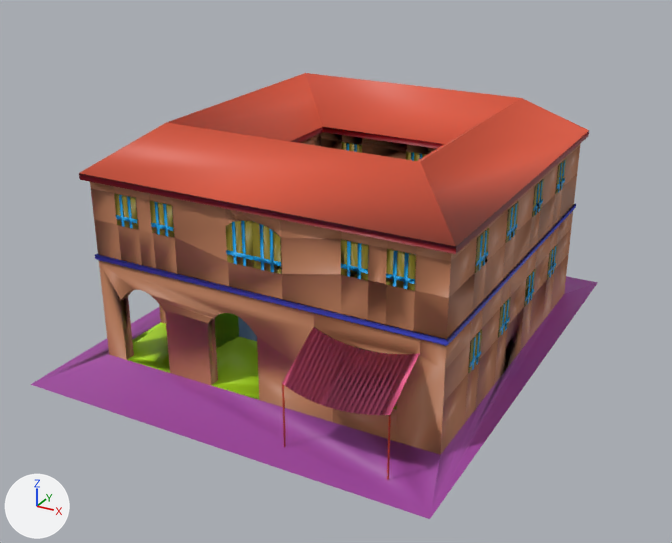
The Blender file Models/insula.blend as it was, and as the next commit left it.
Camera for both pictures: a 50 mm lens placed at (5.08, -9.98, 5.51), pointed at (-0.03, -0.68, 0.86). Every picture has the same lights, and +X, +Y and +Z are marked at lower left. The same objects are shown in both versions, whatever each file hides.

Objects in the first picture: 'Insula'.
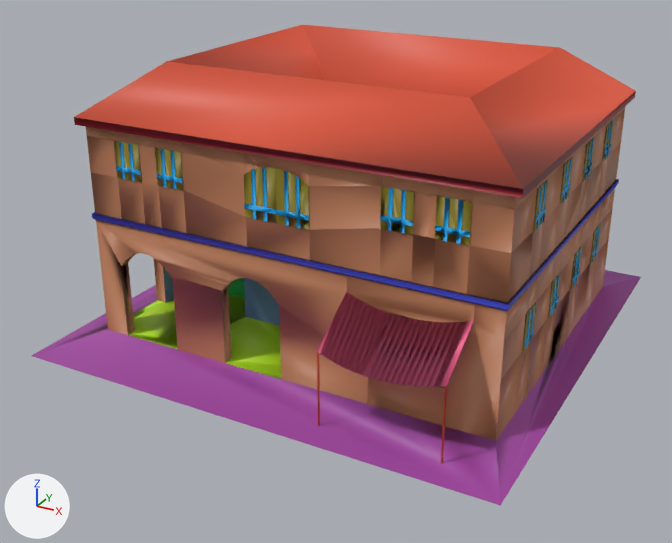
Location of each change, [x1, y1, x2, y2] in pixels of the pictures (672 x 543 px; the box of a moved part takes in the faces that stretch with it):
'Insula', reshaped, moved, rescaled (7% wider, 8% taller): before [30, 73, 598, 519]; after [32, 25, 641, 506]
part 1 of me_insula, moved or reshaped: before [252, 221, 282, 274]; after [275, 168, 309, 230]
part 2 of me_insula, moved or reshaped: before [225, 221, 254, 268]; after [243, 167, 277, 223]
part 3 of me_insula, moved or reshaped: before [386, 249, 416, 291]; after [435, 196, 472, 245]
part 4 of me_insula, moved or reshaped: before [150, 201, 174, 237]; after [155, 148, 183, 190]
part 5 of me_insula, moved or reshaped: before [114, 193, 138, 229]; after [114, 141, 141, 182]
part 6 of me_insula, moved or reshaped: before [556, 159, 566, 194]; after [603, 120, 614, 161]
part 7 of me_insula, moved or reshaped (not visible afterwards): before [406, 151, 427, 161]
part 8 of me_insula, moved or reshaped (not visible afterwards): before [342, 142, 362, 153]
part 9 of me_insula, moved or reshaped: before [524, 269, 536, 307]; after [571, 246, 582, 289]
part 10 of me_insula, moved or reshaped: before [341, 240, 369, 280]; after [380, 186, 414, 235]
part 11 of me_insula, moved or reshaped: before [79, 73, 589, 480]; after [74, 25, 636, 464]
part 12 of me_insula, moved or reshaped: before [32, 307, 161, 384]; after [33, 285, 157, 355]
part 13 of me_insula, moved or reshaped: before [564, 276, 598, 294]; after [603, 270, 639, 286]
part 14 of me_insula, moved or reshaped: before [30, 283, 597, 519]; after [32, 277, 641, 506]

Diff of the bpy script that builds the scene:
```diff
--- a/Models/insula.blend.py
+++ b/Models/insula.blend.py
@@ me_insula @@
 # used by ob_insula; location = (3.75, -1.78, 0.86); rotation_euler = (1.571, 0.0, 0.0), in degrees (90, 0, 0); scale = (0.625, 0.625, 0.667)
-me_insula.from_pydata(...)  # 3446 vertices, 2379 faces; spans x -10.0..-2.0, y -1.37..3.15, z -6.43..2.57
+me_insula.from_pydata(...)  # 3446 vertices, 2379 faces; spans x -4.0..4.0, y 0.0..4.52, z -4.5..4.5
+# me_insula part 1: the loose piece of 54 vertices spanning x -6.0..-5.46, y 1.21..2.04, z 1.1..1.12 is moved by (5.96, 1.37, 1.91)
+# me_insula part 2: the loose piece of 54 vertices spanning x -6.54..-6.01, y 1.21..2.04, z 1.1..1.12 is moved by (5.96, 1.37, 1.91)
+# me_insula part 3: the loose piece of 48 vertices spanning x -3.54..-3.06, y 1.44..2.04, z 1.1..1.12 is moved by (5.96, 1.37, 1.91)
+# me_insula part 4: the loose piece of 48 vertices spanning x -8.14..-7.66, y 1.44..2.04, z 1.1..1.12 is moved by (5.96, 1.37, 1.91)
+# me_insula part 5: the loose piece of 48 vertices spanning x -8.94..-8.46, y 1.44..2.04, z 1.1..1.12 is moved by (5.96, 1.37, 1.91)
+# me_insula part 6: the loose piece of 48 vertices spanning x -2.5..-2.48, y 1.44..2.04, z -4.5..-4.02 is moved by (5.96, 1.37, 1.91)
+# me_insula part 7: the loose piece of 48 vertices spanning x -5.49..-5.01, y 1.44..2.04, z -3.5..-3.48 is moved by (5.96, 1.37, 1.91)
+# me_insula part 8: the loose piece of 48 vertices spanning x -6.99..-6.51, y 1.44..2.04, z -3.5..-3.48 is moved by (5.96, 1.37, 1.91)
+# me_insula part 9: the loose piece of 48 vertices spanning x -2.5..-2.48, y -0.4..0.2, z -3.13..-2.65 is moved by (5.96, 1.37, 1.91)
+# me_insula part 10: the loose piece of 48 vertices spanning x -4.34..-3.86, y 1.44..2.04, z 1.1..1.12 is moved by (5.96, 1.37, 1.91)
+# me_insula part 11: 2272 of the vertices in x -9.62..-2.38, y -1.37..3.15, z -5.62..2.06 are moved by (5.96, 1.37, 1.91)
+# me_insula part 12: the 1 vertex in x -10.0, y -1.37, z 2.57 is moved by (6.0, 1.37, 1.93)
+# me_insula part 13: the 1 vertex in x -2.0, y -1.37, z -6.43 is moved by (6.0, 1.37, 1.93)
+# me_insula part 14: the 1 vertex in x -2.0, y -1.37, z 2.57 is moved by (6.0, 1.37, 1.93)
 me_insula.materials.append(mat_material_001)
@@ ob_insula @@
 ob_insula = bpy.data.objects.new('Insula', me_insula)
-ob_insula.location = (3.75, -1.78, 0.86)
+ob_insula.location = (0.0, 0.0, 0.0)
 ob_insula.rotation_euler = (1.571, 0.0, 0.0)  # degrees (90, 0, 0)
-ob_insula.scale = (0.625, 0.625, 0.667)
+ob_insula.scale = (0.75, 0.75, 0.667)
 _m = ob_insula.modifiers.new('EdgeSplit', 'EDGE_SPLIT')
```
